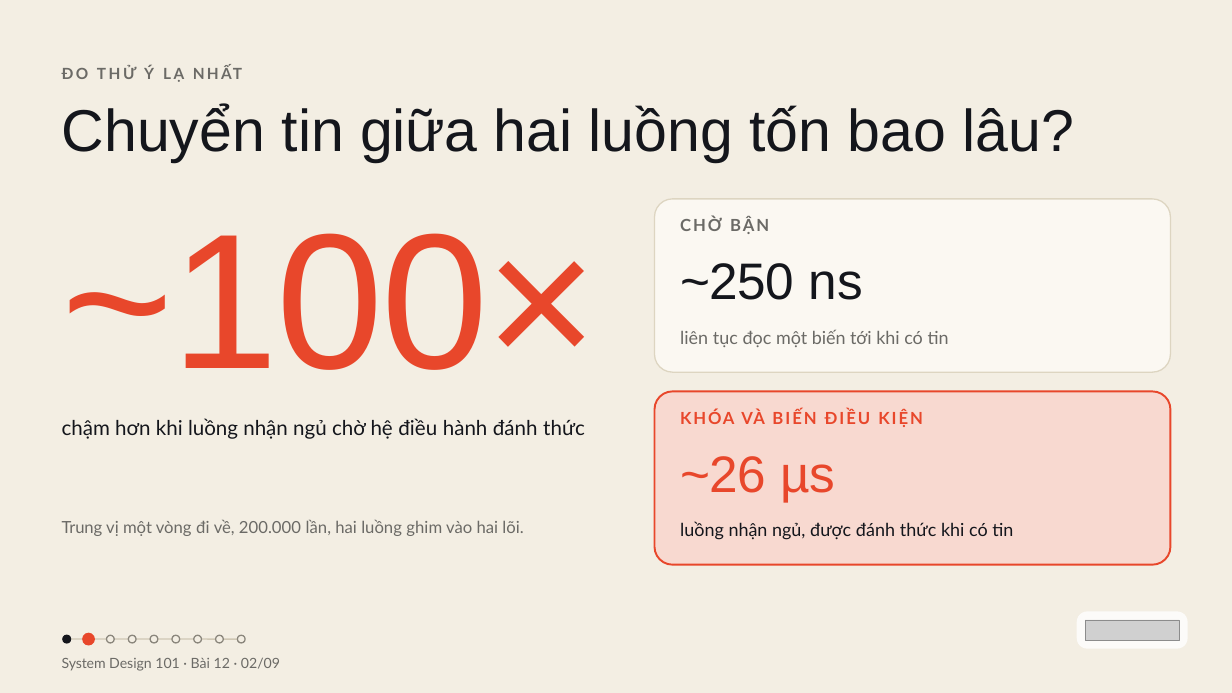
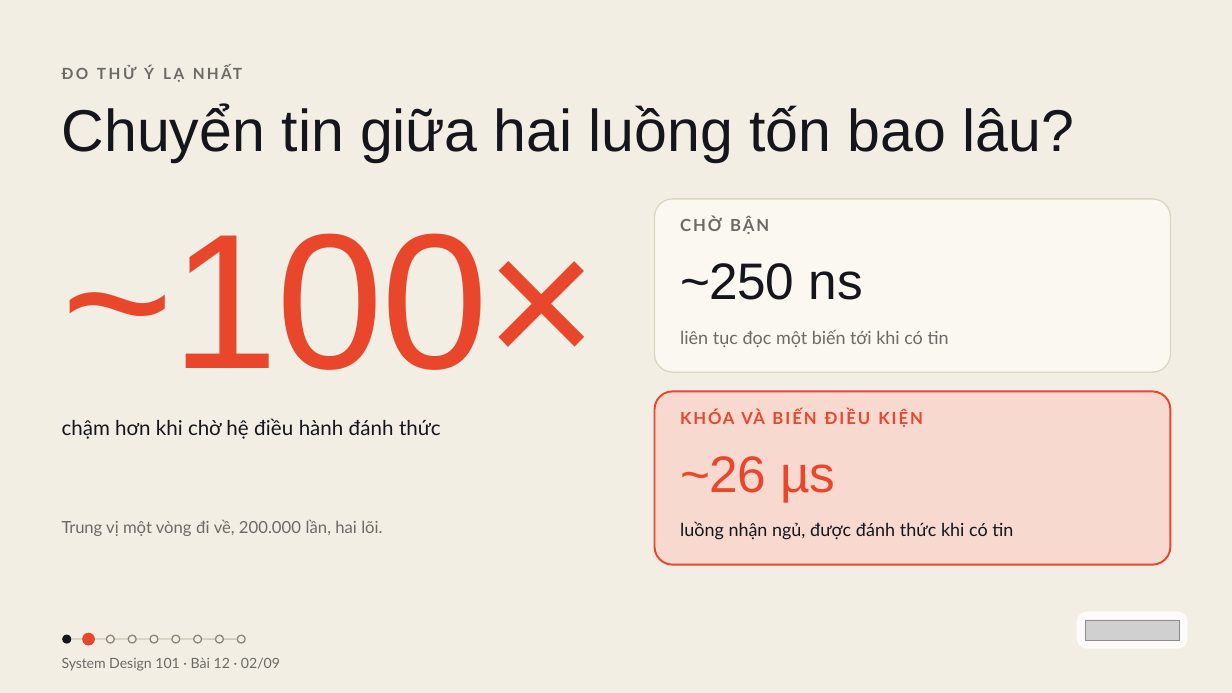
Before and after one commit to vohoailinh90/tool-marketing-studio, a slide deck: slide 2 of system-design-101/vi/lessons/sd-06-012/slides/sd-06-012.pptx. Drawn at 1232x693 pixels with LibreOffice and Linux fonts; fonts in the diff are those of the drawing; grey boxes stand for pictures. Boxes give left, top, right and bottom in pixels: in the first picture for what was removed or moved away, otherwise in the second. Text is boxed around its words. In the diff, an @@ line names an element or a change of style, - is before the commit and + after.

```diff
--- a/system-design-101/vi/lessons/sd-06-012/slides/sd-06-012.pptx
+++ b/system-design-101/vi/lessons/sd-06-012/slides/sd-06-012.pptx
@@ text at (x1=62, y1=418, x2=441, y2=439): text changed @@
-chậm hơn khi luồng nhận ngủ chờ hệ điều hành đánh thức
+chậm hơn khi chờ hệ điều hành đánh thức
@@ text at (x1=62, y1=520, x2=382, y2=536): text changed @@
-Trung vị một vòng đi về, 200.000 lần, hai luồng ghim vào hai lõi.
+Trung vị một vòng đi về, 200.000 lần, hai lõi.
```
Also in this commit, not shown: 5 other slides changed, 4 other files.
